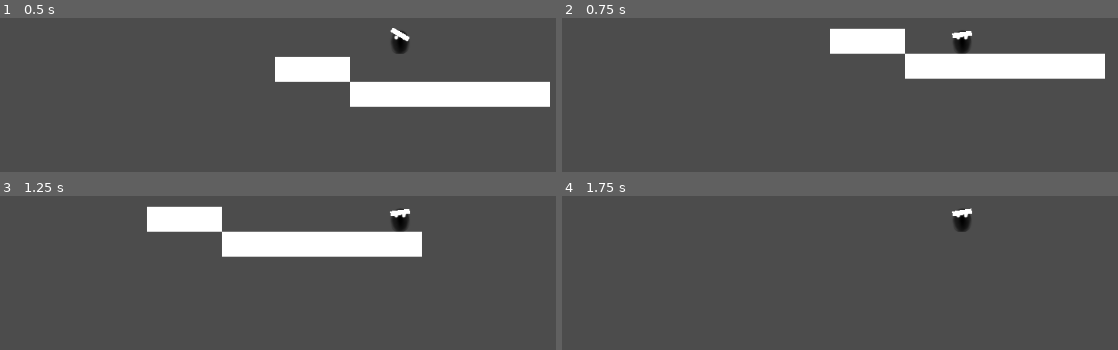
Above: before the commit, frames 1-4 (two rows, left to right).
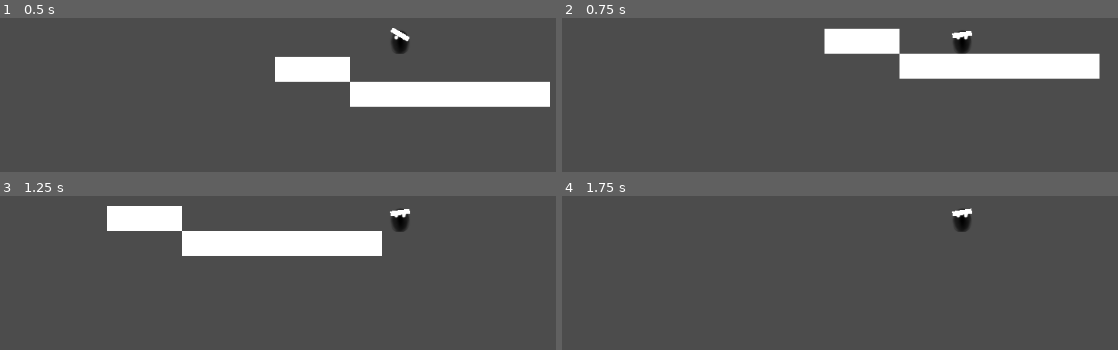
Above: after the commit, the same moments.

Repository: Truc4/GMTK2018
Game: Godot game, scene res://Scenes/Controller.tscn
The game is run twice, just before and just after one commit, with the same random seed, the same clock (stepped at 60 frames per second) and the same inputs.
Inputs (mouse positions are in pixels of both pictures, inside the frame that each line leads up to):
- Up to frame 1 (0.5 s): no input
- Up to frame 2 (0.75 s): move the mouse to (outside the picture) at 0.52 s; press the mouse at (outside the picture) at 0.53 s; hold Right (ui_right) from 0.53 s (still down)
- Up to frame 3 (1.25 s): keep holding Right (ui_right)
- Up to frame 4 (1.75 s): keep holding Right (ui_right); move the mouse to (801, 243) at 1.27 s; release the mouse at (801, 243) at 1.28 s; click (801, 243) at 1.35 s

Frame 1 is identical in both runs. In frame 2, 0.7% of the frame differs, in the area x 47-98%, y 6-40%; in frame 3, 5.2%, in the area x 19-76%, y 6-40%; in frame 4, nothing differs.

Commit message:
Add files via upload

Diff:
--- a/Scripts/Player.gd
+++ b/Scripts/Player.gd
@@ -14,10 +14,14 @@
 var one_shot = false
 
 #Project Resolution
-var res = Vector2(ProjectSettings.get_setting("display/window/size/width"), ProjectSettings.get_setting("display/window/size/height"))
+var res
 
 func _physics_process(delta):
+	#Get Resolution
+	res = Vector2(ProjectSettings.get_setting("display/window/size/width"), ProjectSettings.get_setting("display/window/size/height"))
+
 	#Debug
+
 
 	#Movement
 
@@ -29,22 +33,17 @@
 		vel.x += -SPEED
 
 	#Gravity
-	if !is_on_floor():
-		vel.y += GRAVITY
-		one_shot = false
-		print("In air")
-	elif !one_shot:
-		vel.y = 0
-		one_shot = true
-		print("Stopped Y velocity")
-	if is_on_floor():
-		#Stop sideways velocity
-		vel.x *= .8
+	vel.y += GRAVITY
 
 	#Move
 	move_and_slide(vel, Vector2(0, -1))
 
-	#Get mouse position relative to player
+	if is_on_floor():
+		#Stop sideways velocity
+		vel.y = 0
+		vel.x *= .8
+
+	#Get mouse position relative to center of screen
 	mouse_pos = Vector2(get_viewport().get_mouse_position().x - (res.x/2), get_viewport().get_mouse_position().y - (res.y/2))
 
 	#RotateGun
@@ -57,4 +56,5 @@
 	"""if event.get_class() != 'InputEventMouseMotion':
 		print(event.get_class())"""
 	if event.is_action_pressed("ui_shoot"):
-		vel += Vector2(-angle_vector.x * KICKBACK, angle_vector.y * KICKBACK)
+		vel.x += -angle_vector.x * KICKBACK
+		vel.y += angle_vector.y * KICKBACK
